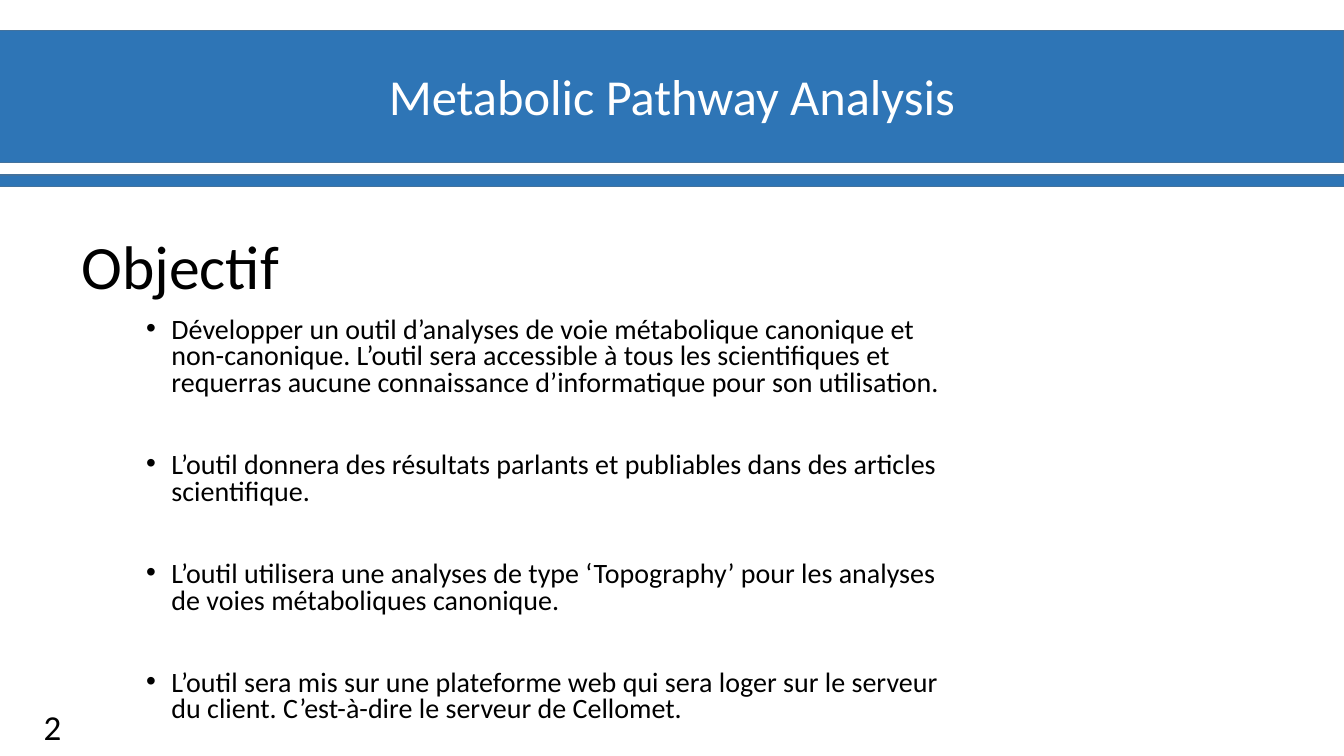
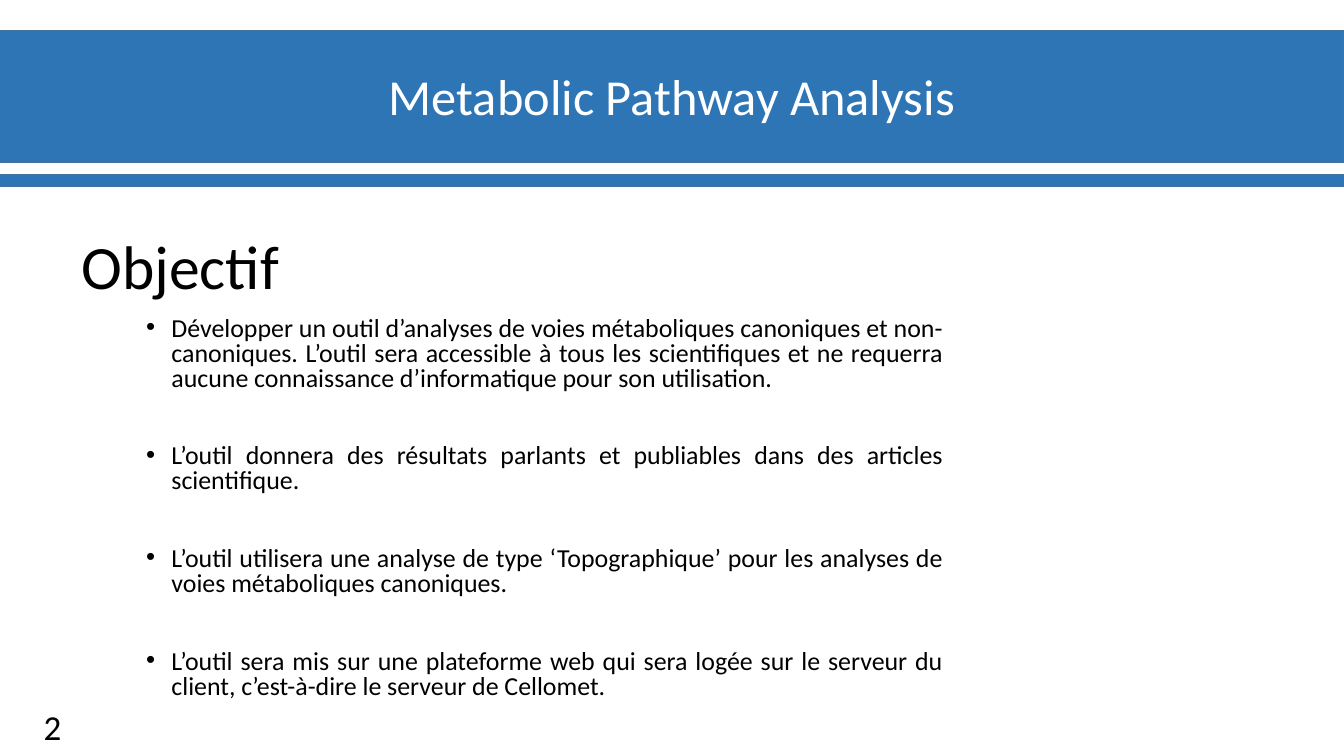
Before and after one commit to materrien/Projet-INSERM, a slide deck: slide 3 of Diapos_Suivit_projet.pptx. Drawn at 1344x756 pixels with LibreOffice and Linux fonts; fonts in the diff are those of the drawing; background and template pictures are left out. Boxes give left, top, right and bottom in pixels: in the first picture for what was removed or moved away, otherwise in the second. Text is boxed around its words. In the diff, an @@ line names an element or a change of style, - is before the commit and + after.

```diff
--- a/Diapos_Suivit_projet.pptx
+++ b/Diapos_Suivit_projet.pptx
@@ text at [171,319,943,392]: text changed; size 20 to 18.5 pt @@
-• Développer un outil d’analyses de voie métabolique canonique et non-canonique. L’outil sera accessible à tous les scientifiques et requerras aucune connaissance d’informatique pour son utilisation.
+• Développer un outil d’analyses de voies métaboliques canoniques et non-canoniques. L’outil sera accessible à tous les scientifiques et ne requerra aucune connaissance d’informatique pour son utilisation.
@@ text at [171,446,943,494]: size 20 to 18.5 pt in "L’outil donnera des résultats parlants et publiables ..."; alignment left to justified @@
@@ text at [171,548,942,698]: text changed; size 20 to 18.5 pt @@
-• L’outil utilisera une analyses de type ‘Topography’ pour les analyses de voies métaboliques canonique.
-• L’outil sera mis sur une plateforme web qui sera loger sur le serveur du client. C’est-à-dire le serveur de Cellomet.
+• L’outil utilisera une analyse de type ‘Topographique’ pour les analyses de voies métaboliques canoniques.
+• L’outil sera mis sur une plateforme web qui sera logée sur le serveur du client, c’est-à-dire le serveur de Cellomet.
```
Also in this commit, not shown: 4 other slides changed.
